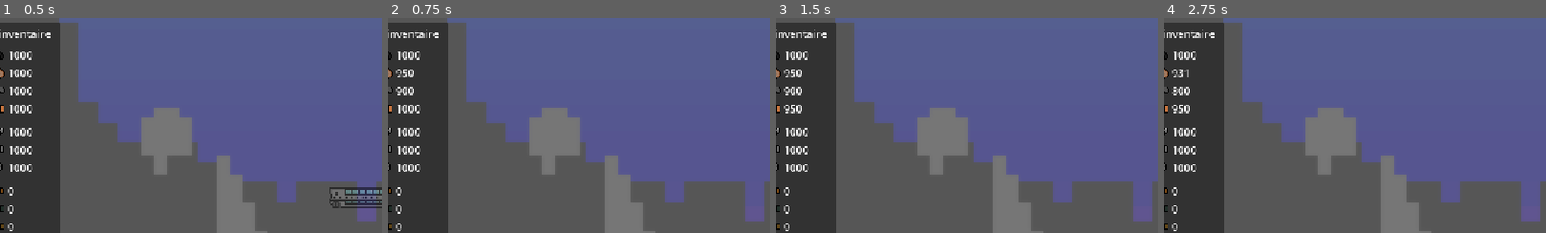
Above: before the commit, frames 1-4 (left to right).
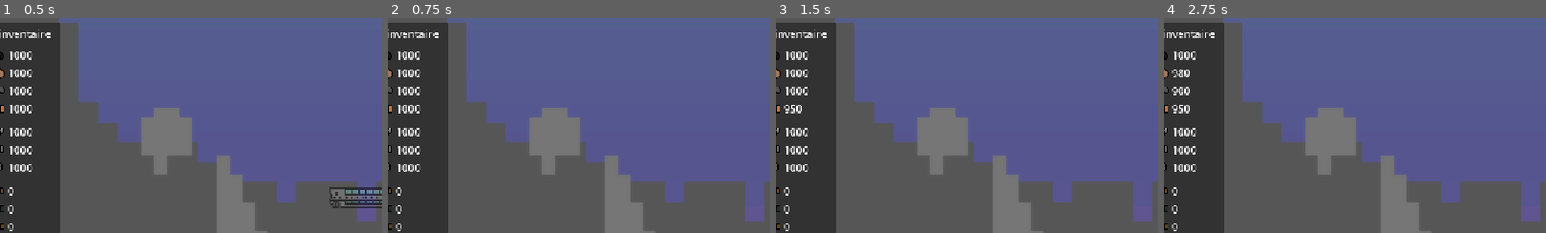
Above: after the commit, the same moments.

Repository: lucasbou-upsider/Indie-jam
Game: Godot game, scene res://scene/world.tscn
The game is run twice, just before and just after one commit, with the same random seed, the same clock (stepped at 60 frames per second) and the same inputs.
Inputs (mouse positions are % of the whole screen's width and height, from its top left):
- Up to frame 1 (0.5 s): no input
- Up to frame 2 (0.75 s): click (95, 15) at 0.5 s
- Up to frame 3 (1.5 s): click (95, 20) at 1.25 s
- Up to frame 4 (2.75 s): click (95, 24) at 2 s
The pictures show only the part of the screen within x 2-52%, y 8-58%; the shares and areas given below are measured in that part.

Frame 1 is identical in both runs. In frame 2, 0.1% of the frame differs, in the area x 2-9%, y 24-36%; in frame 3, 0.1%; in frame 4, 0.1%.

Commit message:
scierie c'est chaooooooooo

Diff:
--- a/scene/craft/scierie.gd
+++ /dev/null
@@ -1,107 +0,0 @@
-extends RigidBody2D
-
-@export var pv := 10
-@export var cost = 100
-@export var cost2 = 50
-@export var elec_efficacity = [2, 5, 10]
-
-var is_blueprint := true
-var bodycount := 0
-var mouse_overed := false
-
-@onready var production_timer: Timer = $ProductionTimer
-@onready var collision_shape_2d: CollisionPolygon2D = $CollisionPolygon2D
-@onready var sprite_2d: AnimatedSprite2D = $AnimatedSprite2D
-@onready var label: Label = $Label
-
-
-func defreeze():
-	sleeping = false
-func _ready() -> void:
-	electrical_strenght()
-	production_timer.start()
-	SIGNAL.connect("defreeze", defreeze)
-	if GLOBAL.pierre >= cost and GLOBAL.brique >= cost2:
-		GLOBAL.pierre -= cost
-		GLOBAL.bois -= cost2
-	else:
-		queue_free()
-
-
-func _process(_delta: float) -> void:
-	# Input
-	if Input.is_action_just_pressed("click gauche") and is_blueprint:
-		place_self()
-
-
-#destruction
-	if Input.is_action_just_pressed("click droit"):
-		if mouse_overed:
-			GLOBAL.pierre += cost/2
-			GLOBAL.brique += cost2/2
-			SIGNAL.emit_signal("defreeze")
-			queue_free()
-		sleeping = false
-	if pv == 0:
-		SIGNAL.emit_signal("defreeze")
-		queue_free()
-
-
-	# blueprint
-	if is_blueprint:
-		global_position = get_global_mouse_position()
-		linear_velocity = Vector2(0,0)
-
-	# regarder si posibilité sde placer pour la couleur
-	if is_blueprint:
-		if bodycount == 0:
-			sprite_2d.modulate = Color(1.0, 1.0, 1.0, 0.494)
-		else:
-			sprite_2d.modulate = Color(0.729, 0.114, 0.267, 0.565)
-	else:
-		sprite_2d.modulate = Color(1.0, 0.98, 0.984, 0.98)
-
-#une fois le blueplrint fini placer
-func place_self():
-	if bodycount == 0:
-		if position.x > 400 and position.x < 750:
-			sprite_2d.play("default")
-		else :
-			sprite_2d.play("arret")
-		is_blueprint = false
-		collision_shape_2d.disabled = false
-
-#force electrique +eloigné -force
-func electrical_strenght():
-	production_timer.wait_time = elec_efficacity.get(GLOBAL.calcul_electrical_strength(position.x))
-
-
-
-func _on_production_timer_timeout() -> void:
-	electrical_strenght()
-	if position.x > 400 and position.x < 750:
-		GLOBAL.bois += 1
-		sprite_2d.play("default")
-	else :
-		sprite_2d.play("arret")
-
-
-func _on_clearance_area_area_entered(area: Area2D) -> void:
-	#degats
-	if !is_blueprint and area.name != "verif_Area2D":
-		if area.get_parent().get_parent().name == "kayou_spawn":
-			pv -= GLOBAL.degats[ area.get_parent().type ]
-			if area.get_parent().type == "anti":
-				area.get_parent().queue_free()
-	#regarder si possible de placer
-	if is_blueprint :
-		bodycount += 1
-func _on_clearance_area_area_exited(_area: Area2D) -> void:
-	if is_blueprint:
-		bodycount -= 1
-
-
-func _on_clearance_area_mouse_entered() -> void:
-	mouse_overed = true
-func _on_clearance_area_mouse_exited() -> void:
-	mouse_overed = false
--- a/scene/craft/scierie.tscn
+++ b/scene/craft/scierie.tscn
@@ -1,6 +1,6 @@
 [gd_scene format=3 uid="uid://cwmo1yckrvxbn"]
 
-[ext_resource type="Script" uid="uid://bbyqfekswdwdq" path="res://scene/craft/scierie.gd" id="1_lm7yd"]
+[ext_resource type="Script" uid="uid://bqcai53xhkauq" path="res://scene/craft/transformateur.gd" id="1_8t735"]
 [ext_resource type="Texture2D" uid="uid://bby3csl3w3ev3" path="res://sprite/New_Piskel_5_1.png" id="2_8t735"]
 
 [sub_resource type="AtlasTexture" id="AtlasTexture_8t735"]
@@ -150,7 +150,11 @@
 }]
 
 [node name="scierie" type="RigidBody2D" unique_id=1216213044]
-script = ExtResource("1_lm7yd")
+script = ExtResource("1_8t735")
+minerai_produit = "bois"
+production = 1
+position_x_droite = 735
+position_x_gauche = 400
 
 [node name="AnimatedSprite2D" type="AnimatedSprite2D" parent="." unique_id=1419743357]
 texture_filter = 1
@@ -169,10 +173,6 @@
 [node name="ProductionTimer" type="Timer" parent="." unique_id=1083826690]
 wait_time = 4.0
 
-[node name="Label" type="Label" parent="." unique_id=754685015]
-offset_right = 40.0
-offset_bottom = 23.0
-
 [connection signal="area_entered" from="ClearanceArea" to="." method="_on_clearance_area_area_entered"]
 [connection signal="area_exited" from="ClearanceArea" to="." method="_on_clearance_area_area_exited"]
 [connection signal="mouse_entered" from="ClearanceArea" to="." method="_on_clearance_area_mouse_entered"]
--- a/scene/craft/transformateur.gd
+++ b/scene/craft/transformateur.gd
@@ -110,6 +110,10 @@
 #une fois le blueplrint fini placer
 func place_self():
 	if bodycount == 0:
+		if (position.x > position_x_gauche and position.x < position_x_droite) and (position.y > position_y_haut and position.y < position_y_bas):
+			sprite_2d.play("default")
+		else :
+			sprite_2d.play("arret")
 		electrical_strenght()
 		production_timer.start()
 		is_blueprint = false
@@ -123,6 +127,7 @@
 func _on_production_timer_timeout() -> void:
 	electrical_strenght()
 	if (position.x > position_x_gauche and position.x < position_x_droite) and (position.y > position_y_haut and position.y < position_y_bas):
+		sprite_2d.play("default")
 		if demande != "" and demande2 != "":
 			if GLOBAL.get(demande) >= cout_demande and GLOBAL.get(demande2) >= cout_demande2:
 				GLOBAL.set(demande, GLOBAL.get(demande) - cout_demande)
@@ -133,9 +138,9 @@
 				GLOBAL.set(demande, GLOBAL.get(demande) - cout_demande)
 				GLOBAL.set(minerai_produit, GLOBAL.get(minerai_produit) + production)
 		else:
-			if GLOBAL.get(demande) >= cout_demande:
-				GLOBAL.set(demande, GLOBAL.get(demande) - cout_demande)
-				GLOBAL.set(minerai_produit, GLOBAL.get(minerai_produit) + production)
+			GLOBAL.set(minerai_produit, GLOBAL.get(minerai_produit) + production)
+	else :
+		sprite_2d.play("arret")
 
 
 func _on_clearance_area_area_entered(area: Area2D) -> void:
Not shown, removed: scene/craft/scierie.gd.uid
